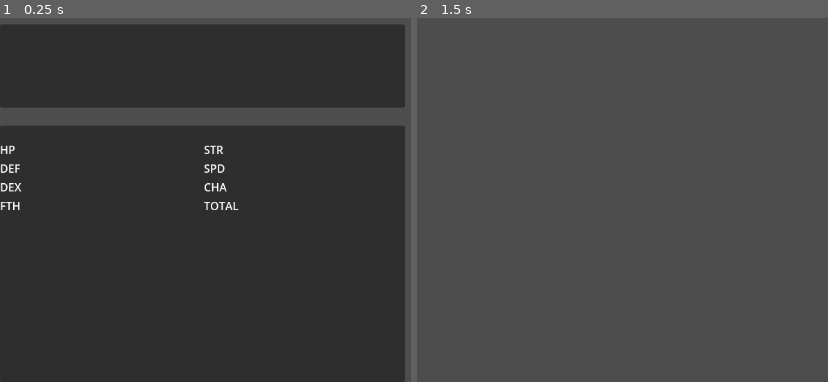
Above: before the commit, frames 1-2 (left to right).
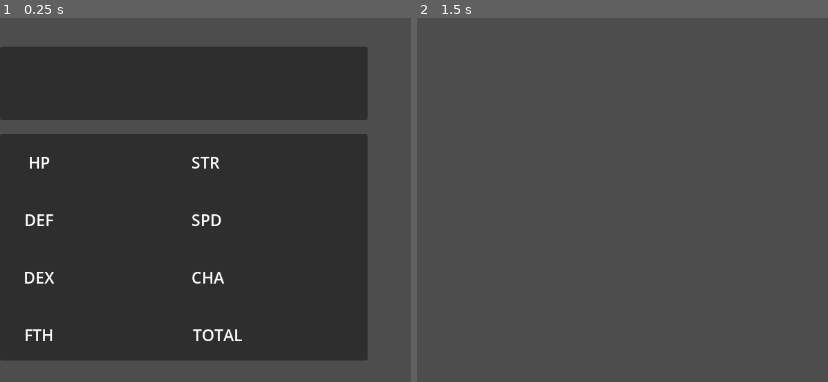
Above: after the commit, the same moments.

Repository: oldhame19/TTRPG
Game: Godot game, scene res://GUI/UnitInfo/LevelUpScreen.tscn
Same seed, same stepped clock (60 frames per second), same inputs: the game is played once before the commit and once after it. This scene is started directly instead of the project's main scene.
Inputs (mouse positions are in pixels of both pictures, inside the frame that each line leads up to):
- Up to frame 1 (0.25 s): no input
- Up to frame 2 (1.5 s): tap Enter (ui_accept) at 0.5, 0.77, 1.25 s; move the mouse to (outside the picture) at 0.52 s; press the mouse at (outside the picture) at 0.53 s; hold Right (ui_right) 0.53-1.28 s; move the mouse to (655, 178) at 1.27 s; release the mouse at (655, 178) at 1.28 s; hold Down (ui_down) from 1.28 s (still down); click (655, 178) at 1.35 s

The runs differ from the first frame. In frame 1, 25% of the frame differs, in the area x 0-99%, y 1-100%; in frame 2, nothing differs.

Commit message:
LevelUpScreen update
visual update

Diff:
--- a/GUI/UnitInfo/LevelUpScreen.tscn
+++ b/GUI/UnitInfo/LevelUpScreen.tscn
@@ -1,37 +1,36 @@
-[gd_scene load_steps=2 format=3 uid="uid://rof7euyym44d"]
+[gd_scene load_steps=3 format=3 uid="uid://rof7euyym44d"]
 
 [ext_resource type="Script" uid="uid://3uw0qhe6bifl" path="res://GUI/UnitInfo/level_up_screen.gd" id="1_77qhr"]
+[ext_resource type="LabelSettings" uid="uid://co87wet7lq76e" path="res://LabelSettings/level_up_label_settings.tres" id="2_eaq8j"]
 
 [node name="LevelUpScreen" type="CanvasLayer"]
 script = ExtResource("1_77qhr")
 
 [node name="UnitPanel" type="Panel" parent="."]
-offset_top = 132.0
-offset_right = 584.0
-offset_bottom = 252.0
+offset_top = 164.0
+offset_right = 530.0
+offset_bottom = 270.0
 
 [node name="UnitNameLabel" type="Label" parent="UnitPanel"]
 layout_mode = 1
 anchors_preset = 5
 anchor_left = 0.5
 anchor_right = 0.5
-offset_left = -75.0
-offset_right = 90.0
-offset_bottom = 23.0
+offset_left = -74.5
+offset_right = 90.5
+offset_bottom = 40.0
 grow_horizontal = 2
+label_settings = ExtResource("2_eaq8j")
 horizontal_alignment = 1
+vertical_alignment = 2
 
 [node name="HBoxContainer" type="HBoxContainer" parent="UnitPanel"]
 layout_mode = 1
-anchors_preset = 7
-anchor_left = 0.5
+anchors_preset = 12
 anchor_top = 1.0
-anchor_right = 0.5
+anchor_right = 1.0
 anchor_bottom = 1.0
-offset_left = -287.0
-offset_top = -74.0
-offset_right = 287.0
-offset_bottom = -5.0
+offset_top = -54.0
 grow_horizontal = 2
 grow_vertical = 0
 
@@ -39,16 +38,22 @@
 layout_mode = 2
 size_flags_horizontal = 3
 size_flags_vertical = 1
+label_settings = ExtResource("2_eaq8j")
+horizontal_alignment = 1
+vertical_alignment = 1
 
 [node name="UnitLevelLabel" type="Label" parent="UnitPanel/HBoxContainer"]
 layout_mode = 2
 size_flags_horizontal = 3
 size_flags_vertical = 1
+label_settings = ExtResource("2_eaq8j")
+horizontal_alignment = 1
+vertical_alignment = 1
 
 [node name="StatPanel" type="Panel" parent="."]
-offset_top = 278.0
-offset_right = 584.0
-offset_bottom = 648.0
+offset_top = 290.0
+offset_right = 530.0
+offset_bottom = 617.0
 
 [node name="GridContainer" type="GridContainer" parent="StatPanel"]
 layout_mode = 1
@@ -57,10 +62,10 @@
 anchor_top = 0.5
 anchor_right = 0.5
 anchor_bottom = 0.5
-offset_left = -292.0
-offset_top = -162.0
-offset_right = 292.0
-offset_bottom = 165.0
+offset_left = -271.0
+offset_top = -161.5
+offset_right = 239.0
+offset_bottom = 165.5
 grow_horizontal = 2
 grow_vertical = 2
 columns = 4
@@ -68,59 +73,88 @@
 [node name="HPLabel" type="Label" parent="StatPanel/GridContainer"]
 layout_mode = 2
 size_flags_horizontal = 3
+size_flags_vertical = 6
 text = "HP"
+label_settings = ExtResource("2_eaq8j")
+horizontal_alignment = 1
 
 [node name="hp" type="Label" parent="StatPanel/GridContainer"]
 layout_mode = 2
 size_flags_horizontal = 3
+label_settings = ExtResource("2_eaq8j")
 
 [node name="StrengthLabel" type="Label" parent="StatPanel/GridContainer"]
 layout_mode = 2
 size_flags_horizontal = 3
-text = "STR"
+text = "    STR"
+label_settings = ExtResource("2_eaq8j")
 
 [node name="str" type="Label" parent="StatPanel/GridContainer"]
 layout_mode = 2
 size_flags_horizontal = 3
+label_settings = ExtResource("2_eaq8j")
 
 [node name="DefenseLabel" type="Label" parent="StatPanel/GridContainer"]
 layout_mode = 2
+size_flags_vertical = 6
 text = "DEF"
+label_settings = ExtResource("2_eaq8j")
+horizontal_alignment = 1
 
 [node name="def" type="Label" parent="StatPanel/GridContainer"]
 layout_mode = 2
+label_settings = ExtResource("2_eaq8j")
 
 [node name="SpeedLabel" type="Label" parent="StatPanel/GridContainer"]
 layout_mode = 2
-text = "SPD"
+text = "    SPD"
+label_settings = ExtResource("2_eaq8j")
 
 [node name="spd" type="Label" parent="StatPanel/GridContainer"]
 layout_mode = 2
+label_settings = ExtResource("2_eaq8j")
 
 [node name="DexterityLabel" type="Label" parent="StatPanel/GridContainer"]
 layout_mode = 2
+size_flags_horizontal = 3
+size_flags_vertical = 6
 text = "DEX"
+label_settings = ExtResource("2_eaq8j")
+horizontal_alignment = 1
 
 [node name="dex" type="Label" parent="StatPanel/GridContainer"]
 layout_mode = 2
+size_flags_horizontal = 3
+label_settings = ExtResource("2_eaq8j")
 
 [node name="CharismaLabel" type="Label" parent="StatPanel/GridContainer"]
 layout_mode = 2
-text = "CHA"
+size_flags_horizontal = 3
+text = "    CHA"
+label_settings = ExtResource("2_eaq8j")
 
 [node name="cha" type="Label" parent="StatPanel/GridContainer"]
 layout_mode = 2
+size_flags_horizontal = 3
+label_settings = ExtResource("2_eaq8j")
 
 [node name="FaithLabel" type="Label" parent="StatPanel/GridContainer"]
 layout_mode = 2
+size_flags_vertical = 6
 text = "FTH"
+label_settings = ExtResource("2_eaq8j")
+horizontal_alignment = 1
 
 [node name="fth" type="Label" parent="StatPanel/GridContainer"]
 layout_mode = 2
+label_settings = ExtResource("2_eaq8j")
 
 [node name="TotalsLabel" type="Label" parent="StatPanel/GridContainer"]
 layout_mode = 2
 text = "TOTAL"
+label_settings = ExtResource("2_eaq8j")
+horizontal_alignment = 1
 
 [node name="totals" type="Label" parent="StatPanel/GridContainer"]
 layout_mode = 2
+label_settings = ExtResource("2_eaq8j")
--- a/GUI/UnitInfo/level_up_screen.gd
+++ b/GUI/UnitInfo/level_up_screen.gd
@@ -72,7 +72,7 @@
 		# Show "old +increase -> new" if stat increased
 		if curr_val > prev_val:
 			var increase = curr_val - prev_val
-			label.text = str(prev_val) + " +" + str(increase) + " -> " + str(curr_val)
+			label.text = str(prev_val) + " + " + str(increase) + " -> " + str(curr_val)
 		else:
 			label.text = str(prev_val)
 
@@ -85,7 +85,7 @@
 	if totals_label:
 		if total_curr > total_prev:
 			var total_increase = total_curr - total_prev
-			totals_label.text = str(total_prev) + " +" + str(total_increase) + " -> " + str(total_curr)
+			totals_label.text = str(total_prev) + " + " + str(total_increase) + " -> " + str(total_curr)
 		else:
 			totals_label.text = str(total_prev)
 
--- /dev/null
+++ b/LabelSettings/level_up_label_settings.tres
@@ -0,0 +1,4 @@
+[gd_resource type="LabelSettings" format=3 uid="uid://co87wet7lq76e"]
+
+[resource]
+font_size = 23
